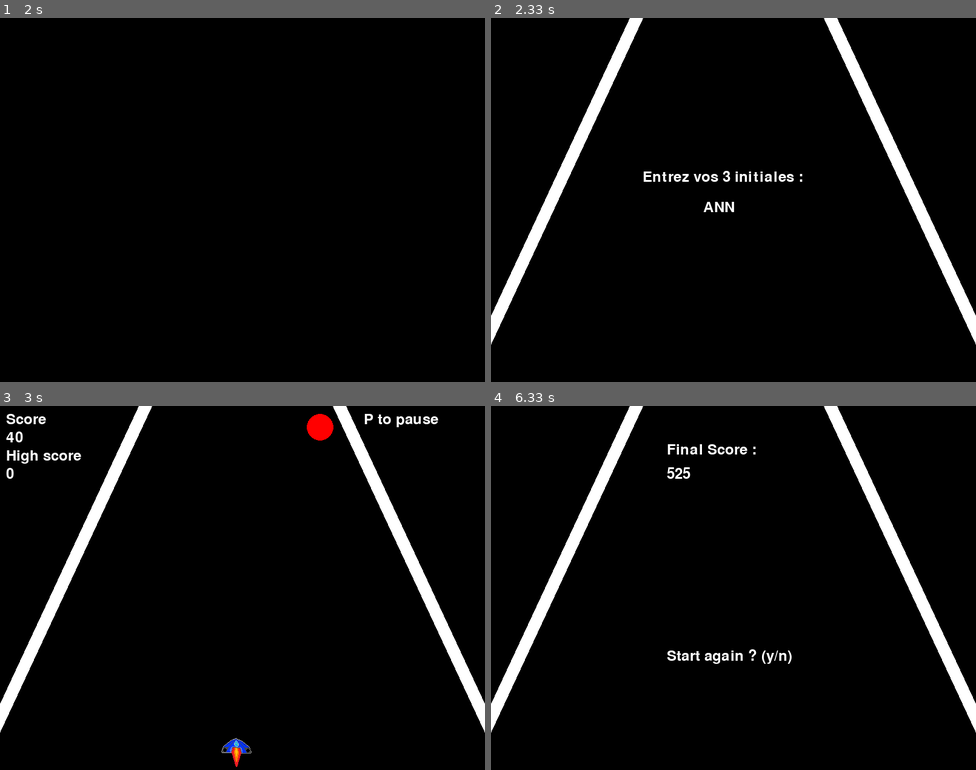
Above: before the commit, frames 1-4 (two rows, left to right).
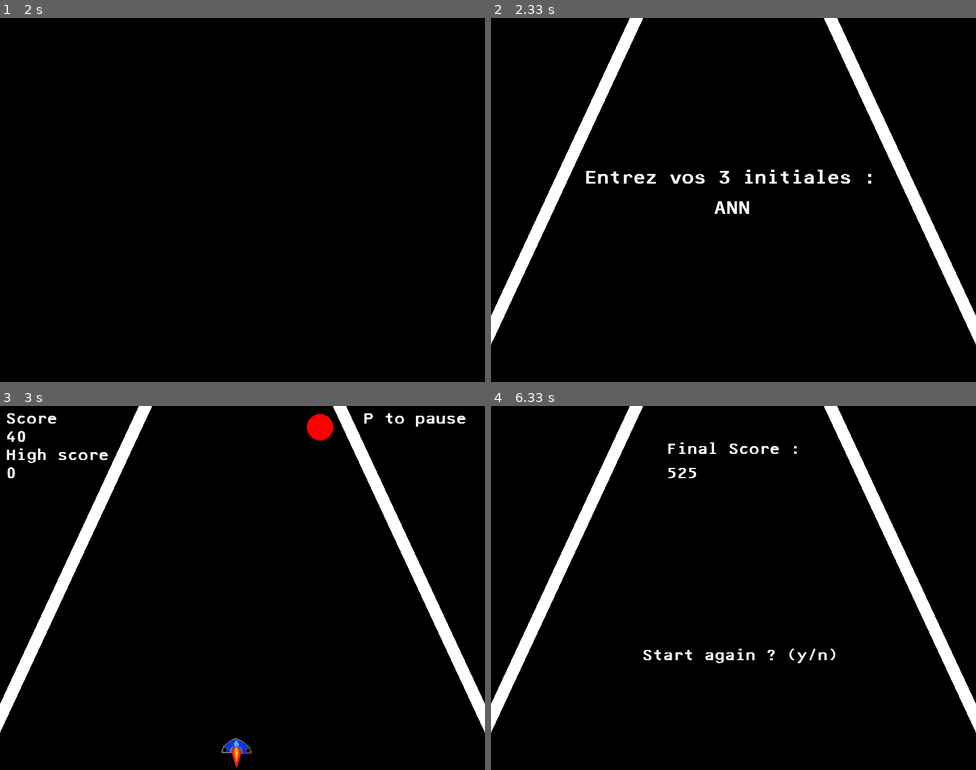
Above: after the commit, the same moments.

Repository: sugnaigiul/Pyserial-pygame_rhythm-game
Game: pygame game, started from src/main.py
Two runs of this game, one before a commit and one after it. Both use one fixed random seed, a clock stepped at 60 frames per second and the inputs below.
Inputs:
- Up to frame 1 (2 s): no input
- Up to frame 2 (2.33 s): type "ann" at 2 s
- Up to frame 3 (3 s): tap Enter at 2.33 s; hold Left from 2.55 s (still down)
- Up to frame 4 (6.33 s): release Left at 3.02 s; hold Right 3.1-3.73 s; hold Left 3.77-4.23 s; hold Right 4.27-4.73 s; hold Right 4.77-5.23 s; hold Left 5.27-5.8 s; hold Left 5.83-6.23 s

Frame 1 is identical in both runs. In frame 2, 1.1% of the frame differs, in the area x 19-79%, y 41-54%; in frame 3, 0.9%; in frame 4, 1.0%.

Commit message:
update font and text spacing

Diff:
--- a/src/game_utils.py
+++ b/src/game_utils.py
@@ -17,7 +17,7 @@
 # Fonction pour obtenir les initiales du joueur
 def get_player_initials(screen):
     initials = ""
-    font = pygame.font.Font(None, 36)
+    font = pygame.font.Font("assets/fonts/F25_Bank_Printer.ttf", 30)
     input_active = True
 
     while input_active:
@@ -26,9 +26,9 @@
         screen.blit(left_rect, left_rect_rect)
         screen.blit(right_rect, right_rect_rect)
         prompt_text = font.render("Entrez vos 3 initiales :", True, (255, 255, 255))
-        screen.blit(prompt_text, (250, 250))
+        screen.blit(prompt_text, (155, 250))
         initials_text = font.render(initials, True, (255, 255, 255))
-        screen.blit(initials_text, (350, 300))
+        screen.blit(initials_text, (368, 300))
         pygame.display.flip()
 
         for event in pygame.event.get():
@@ -47,7 +47,7 @@
 
 # Fonction pour relancer une partie
 def replay(screen, score):
-    font = pygame.font.Font(None, 36)
+    font = pygame.font.Font("assets/fonts/F25_Bank_Printer.ttf", 25)
     input_active = True
 
     while input_active:
@@ -62,7 +62,7 @@
         score_text = font.render(str(score), True, (255, 255, 255))
         screen.blit(score_text, (290, 100))
         prompt_text = font.render("Start again ? (y/n)", True, (255, 255, 255))
-        screen.blit(prompt_text, (290, 400))
+        screen.blit(prompt_text, (250, 400))
         pygame.display.flip()
 
         for event in pygame.event.get():
--- a/src/main.py
+++ b/src/main.py
@@ -56,8 +56,9 @@
     score = 0  # Score du joueur pour la partie en cours
     highscore = player.high_score # Highscore du joueur depuis son CSV
 
-    # Police pour l'affichage du score
-    font = pygame.font.Font(None, 36)
+    # On charge notre police custom
+    font = pygame.font.Font("assets/fonts/F25_Bank_Printer.ttf", 25)
+
 
     # Vriable pour suivre l'état de pause
     paused = False
Binary file added: src/assets/fonts/F25_Bank_Printer.ttf
